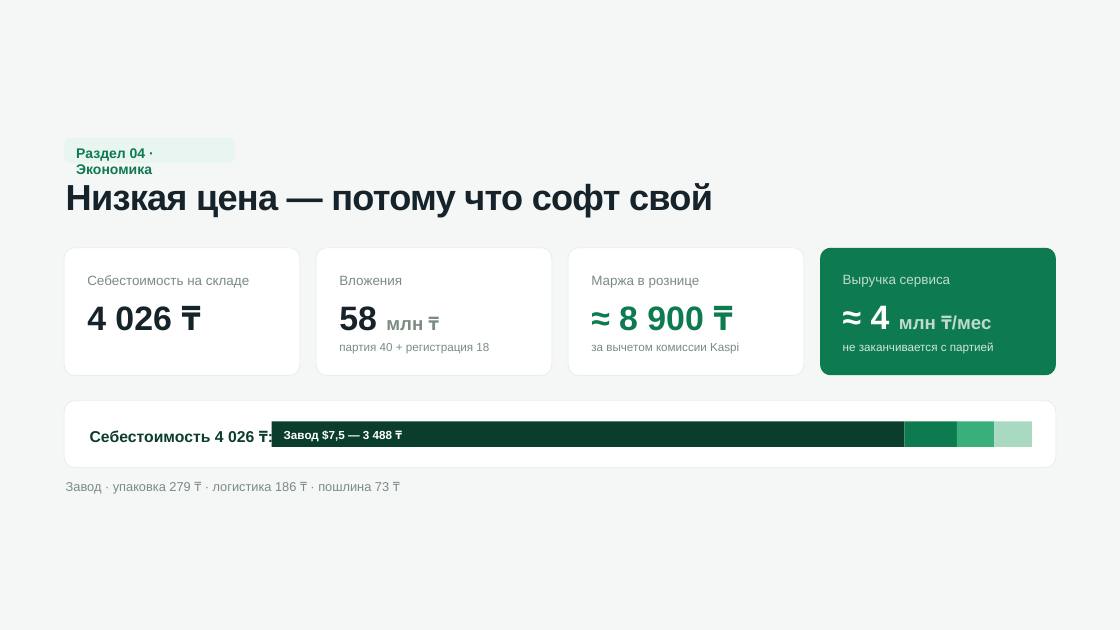
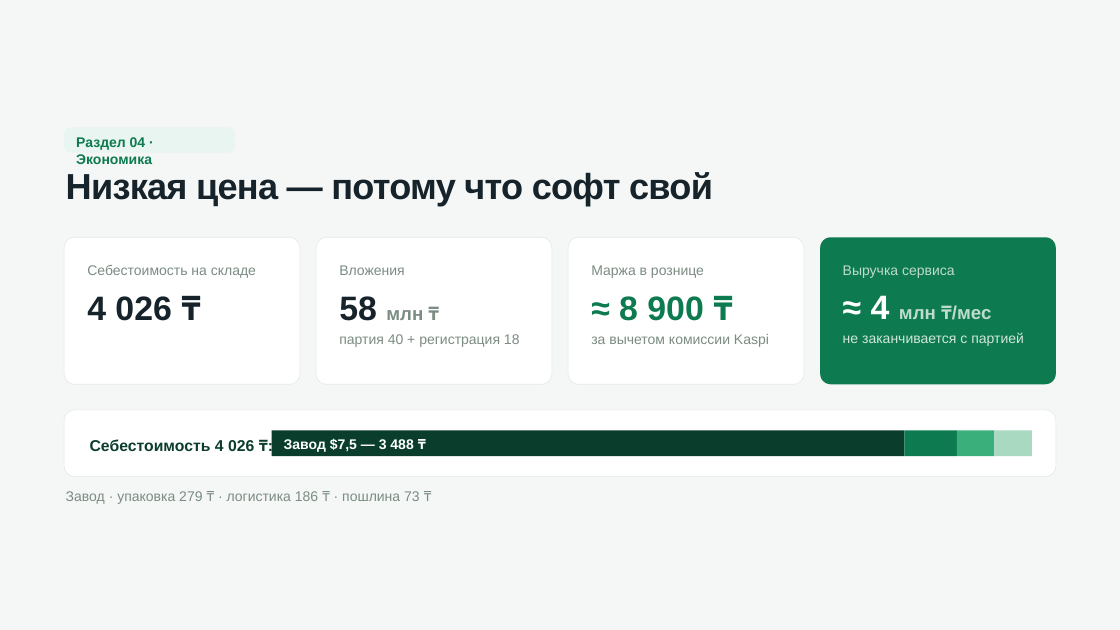
Before and after one commit to Beibute/damumed-band, a slide deck: slide 8 of files/damumed-band-prezentaciya.pptx. Drawn at 1120x630 pixels with LibreOffice and Linux fonts; fonts in the diff are those of the drawing. Boxes give left, top, right and bottom in pixels: in the first picture for what was removed or moved away, otherwise in the second. Text is boxed around its words. In the diff, an @@ line names an element or a change of style, - is before the commit and + after.

```diff
--- a/files/damumed-band-prezentaciya.pptx
+++ b/files/damumed-band-prezentaciya.pptx
@@ 12 texts, 1 rounded rectangle: place and size @@
-12 texts, 1 rounded rectangle at [64, 138, 992, 354]
+12 texts, 1 rounded rectangle at [64, 127, 992, 347]
@@ rounded rectangle: place and size @@
-rounded rectangle at [64, 248, 300, 375]
+rounded rectangle at [64, 237, 300, 384]
@@ rounded rectangle: place and size @@
-rounded rectangle at [316, 248, 552, 375]
+rounded rectangle at [316, 237, 552, 384]
@@ proportions changed in 4 elements at [316, 237, 552, 384], [820, 237, 1056, 384], [64, 237, 300, 384], [568, 237, 804, 384] @@
@@ rounded rectangle: place and size @@
-rounded rectangle at [568, 248, 804, 375]
+rounded rectangle at [568, 237, 804, 384]
@@ rounded rectangle: place and size @@
-rounded rectangle at [820, 248, 1056, 375]
+rounded rectangle at [820, 237, 1056, 384]
@@ size 17.2 to 18 pt in 4 elements at [843, 265, 955, 278], [87, 265, 256, 278], [339, 265, 405, 275], [591, 265, 704, 278] @@
@@ size 15 to 18 pt in 4 elements at [284, 438, 413, 452], [339, 334, 520, 347], [591, 334, 769, 347], [843, 332, 1024, 346] @@
@@ text "не заканчивается с партией": place and size @@
-text "не заканчивается с партией" at [843, 342, 994, 354]
+text "не заканчивается с партией" at [843, 332, 1024, 346]
@@ 4 rectangles, 3 texts, 1 rounded rectangle: place and size @@
-4 rectangles, 3 texts, 1 rounded rectangle at [64, 401, 1056, 494]
+4 rectangles, 3 texts, 1 rounded rectangle at [64, 410, 1056, 504]
@@ text "Завод · упаковка 279 ₸ ..." at [66, 491, 420, 504]: size 16.5 to 18 pt @@
```
Also in this commit, not shown: 11 other slides changed.
